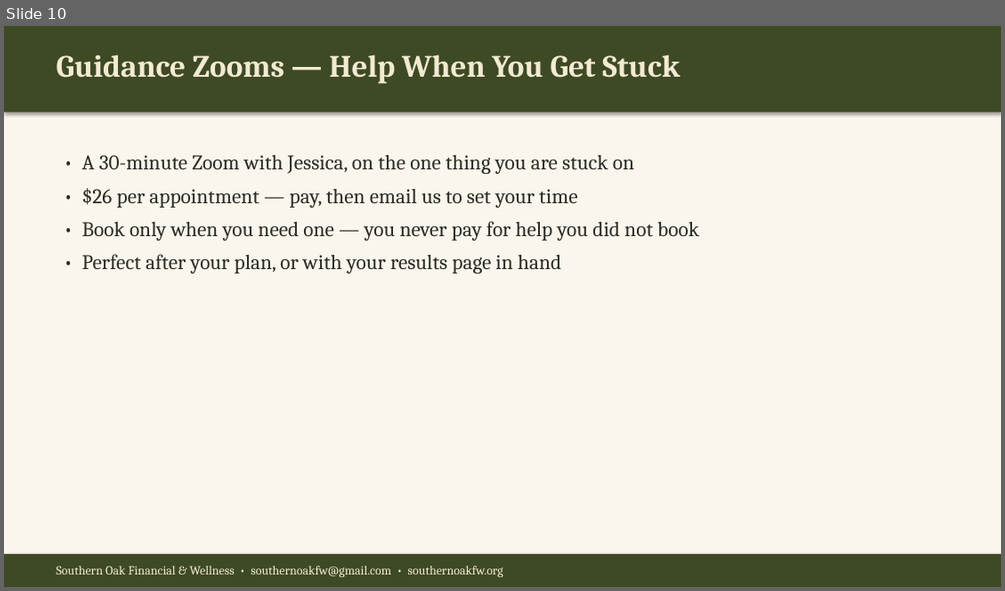
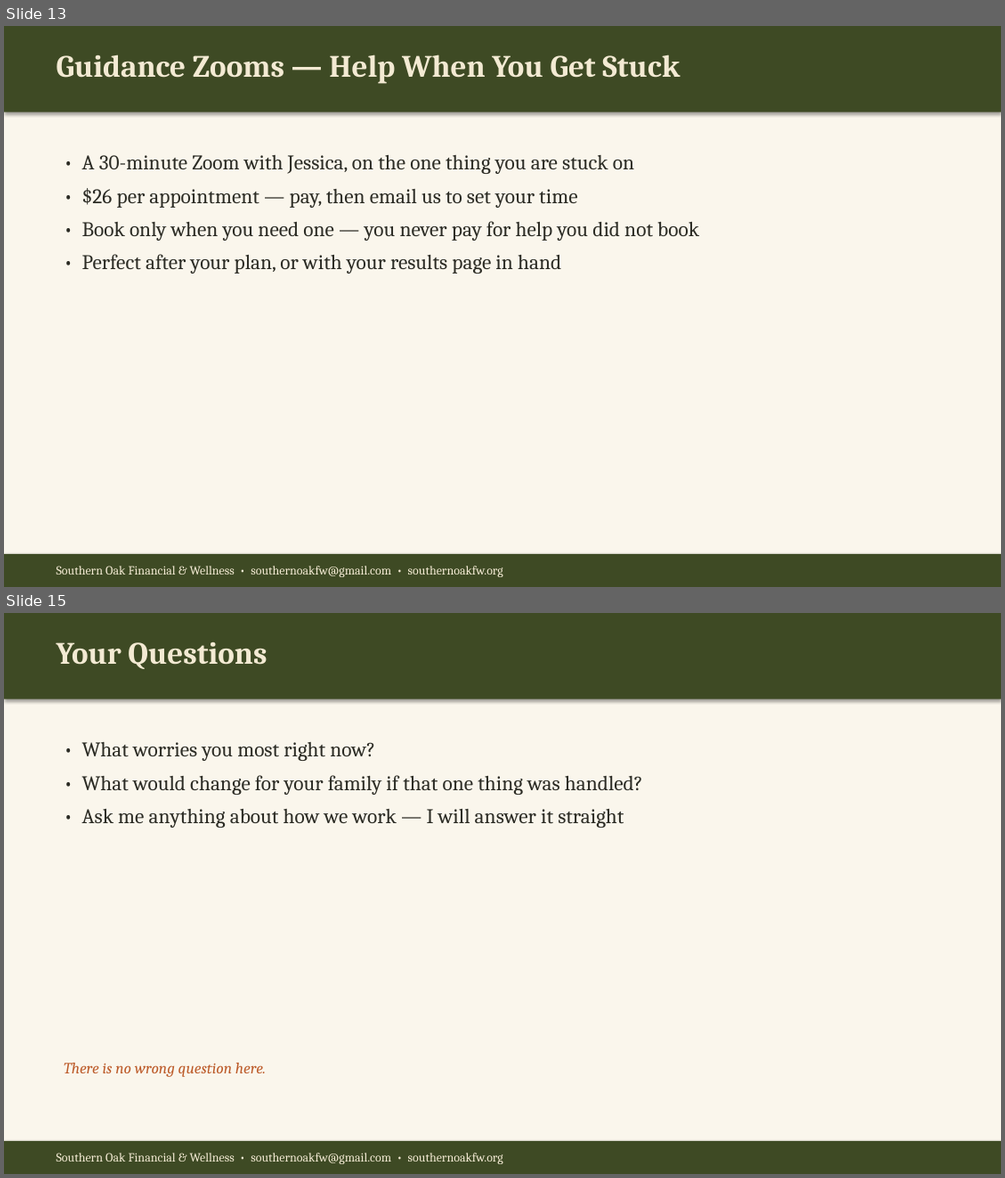
Before and after one commit to southernoakfw-ja/southernoakfw-ja.github.io, a slide deck: assets/Southern-Oak-What-We-Do.pptx. Shown one above the other, each under a label of ours: slide 10 before the commit, slides 13 and 15 after it; the slides between them are not shown. The pictures are 1005x591 and 1005x1178 pixels, drawn with LibreOffice and Linux fonts; fonts in the diff are those of the drawing. Boxes give left, top, right and bottom in pixels: in the first picture for what was removed or moved away, otherwise in the second. Text is boxed around its words. In the diff, an @@ line names an element or a change of style, - is before the commit and + after.

Commit message:
What We Do deck — 15-minute version, one $399 package

```diff
--- a/assets/Southern-Oak-What-We-Do.pptx
+++ b/assets/Southern-Oak-What-We-Do.pptx
@@ slide 15 added at [4,613,1001,1174], background #FAF6EC @@
@@ rectangle added at [4,613,1001,699], fill #3E4A24 @@
@@ text added at [57,642,267,669], 30 pt, text #F3EAD3, bold @@
+Your Questions
@@ text added at [82,742,643,827], 20 pt, text #2B2B24 @@
+• What worries you most right now?
+• What would change for your family if that one thing was handled?
+• Ask me anything about how we work — I will answer it straight
@@ text added at [64,1062,266,1077], 15 pt, text #BC5A28, italic @@
+There is no wrong question here.
@@ rectangle added at [4,1141,1001,1174], fill #3E4A24 @@
@@ text added at [57,1152,503,1164], 12 pt, text #F3EAD3 @@
+Southern Oak Financial & Wellness • southernoakfw@gmail.com • southernoakfw.org
@@ what was slide 10 is now slide 13 @@
```
Also in this commit, not shown: 4 slides changed, 3 other slides added.
